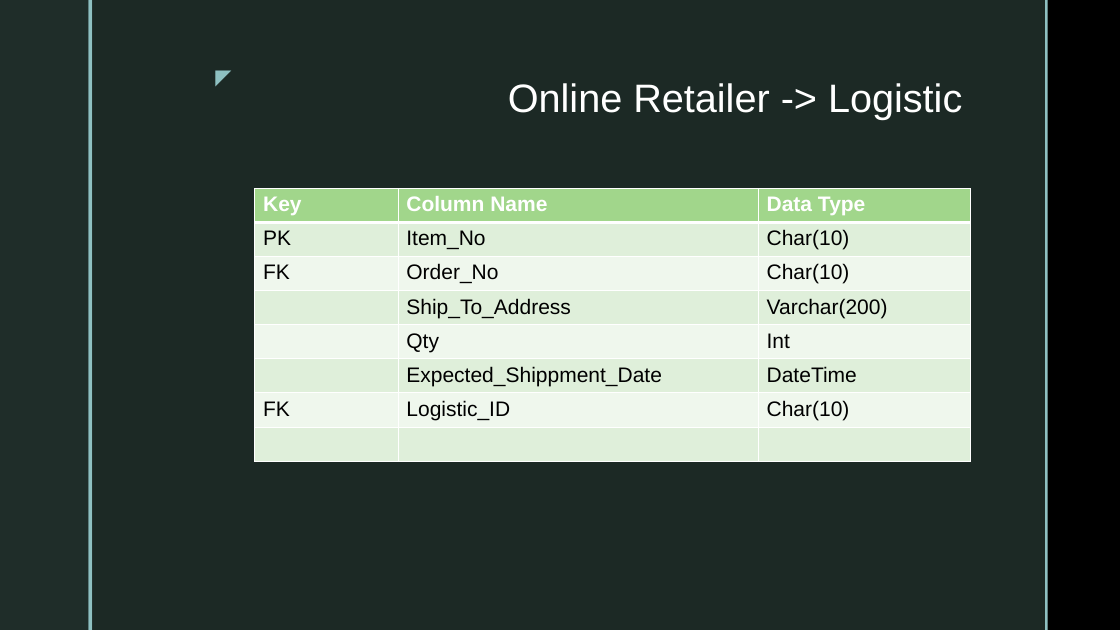
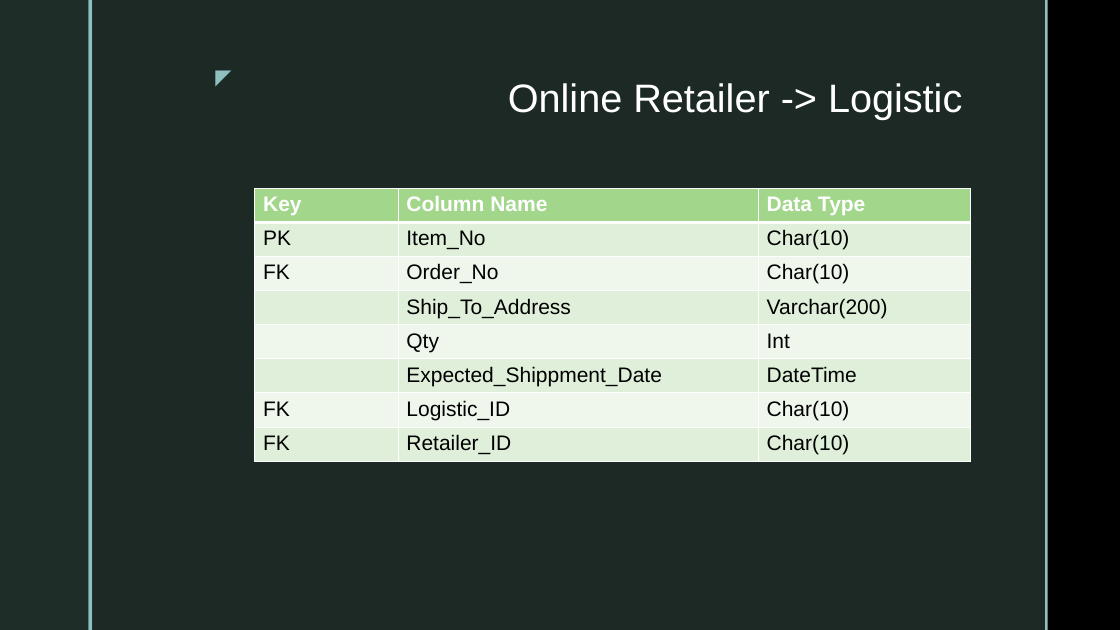
Before and after one commit to cu302cemgp3/302CEM, a slide deck: slide 2 of Online_Retailer_Data_Interface_Layout.pptx. Drawn at 1120x630 pixels with LibreOffice and Linux fonts; fonts in the diff are those of the drawing; background and template pictures are left out. Boxes give left, top, right and bottom in pixels: in the first picture for what was removed or moved away, otherwise in the second. Text is boxed around its words. In the diff, an @@ line names an element or a change of style, - is before the commit and + after.

Commit message:
Update 20190130
Updated by Online Retailer Team 20190130

```diff
--- a/Online_Retailer_Data_Interface_Layout.pptx
+++ b/Online_Retailer_Data_Interface_Layout.pptx
@@ table at bbox=[255, 188, 971, 460] @@
-row 8:  |  | 
+row 8: FK | Retailer_ID | Char(10)
```
Also in this commit, not shown: 1 other file.
